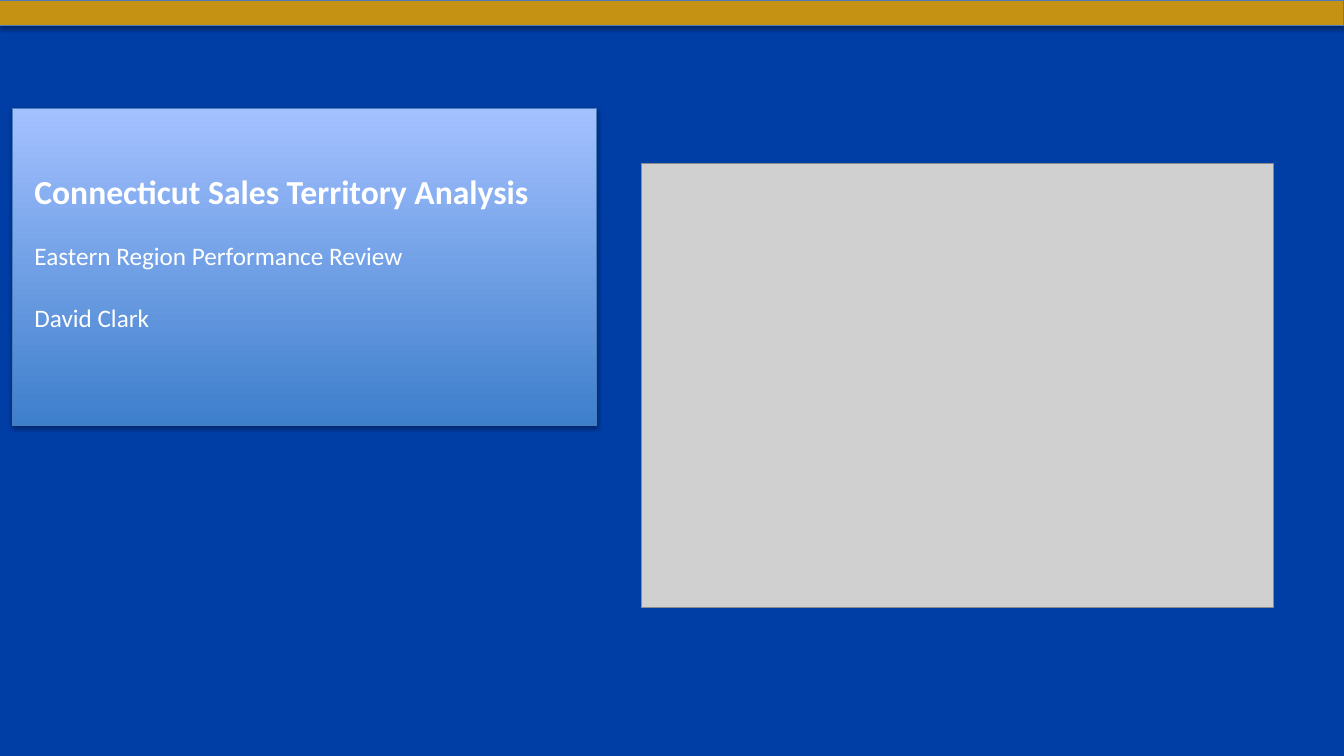
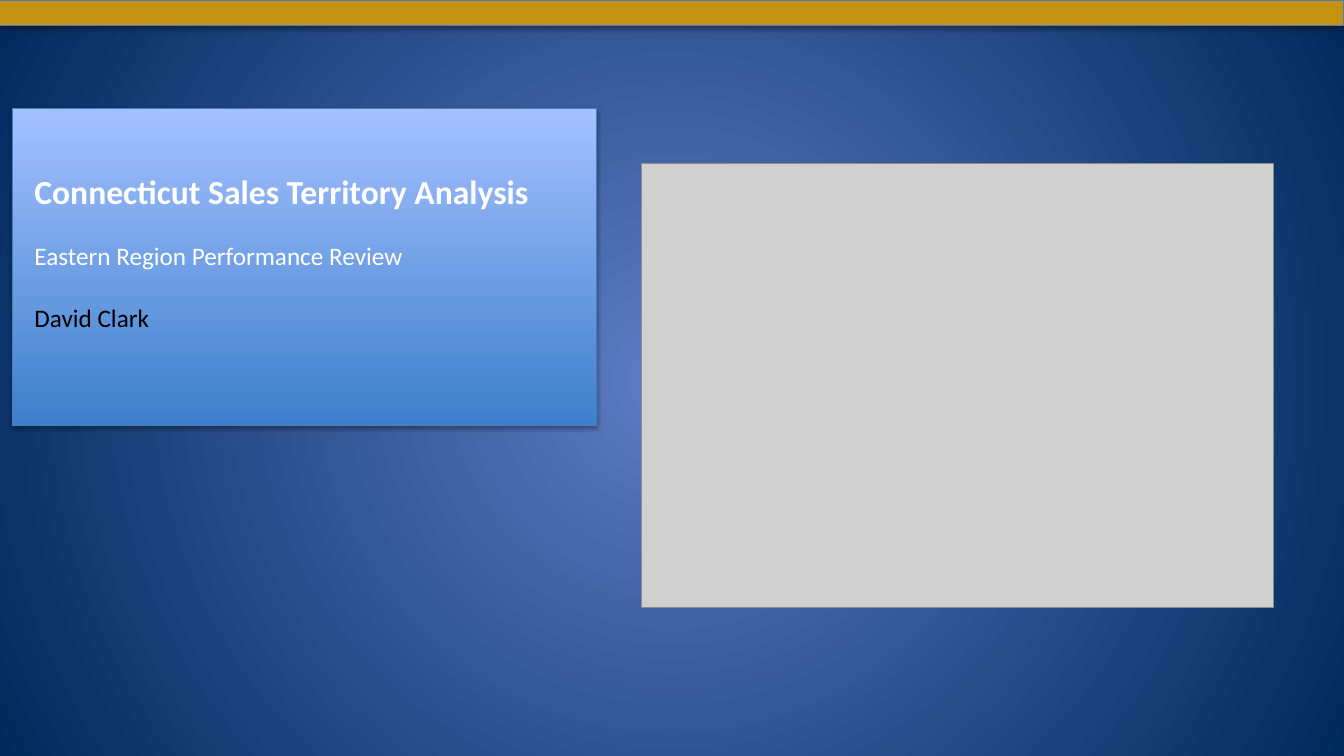
Before and after one commit to dc80111/Capstone-1, a slide deck: slide 1 of Connecticut_Eastern_Region_Final_Presentation.pptx. Drawn at 1344x756 pixels with LibreOffice and Linux fonts; fonts in the diff are those of the drawing; grey boxes stand for pictures. Boxes give left, top, right and bottom in pixels: in the first picture for what was removed or moved away, otherwise in the second. Text is boxed around its words. In the diff, an @@ line names an element or a change of style, - is before the commit and + after.

```diff
--- a/Connecticut_Eastern_Region_Final_Presentation.pptx
+++ b/Connecticut_Eastern_Region_Final_Presentation.pptx
@@ background #003DA5 to gradient #5E7CC5 to #00295C @@
@@ text "David Clark" at <box>34,309,149,327</box>: text colour #FFFFFF to #000000 @@
```
Also in this commit, not shown: 2 other slides changed, 1 slide added, 2 other files.
